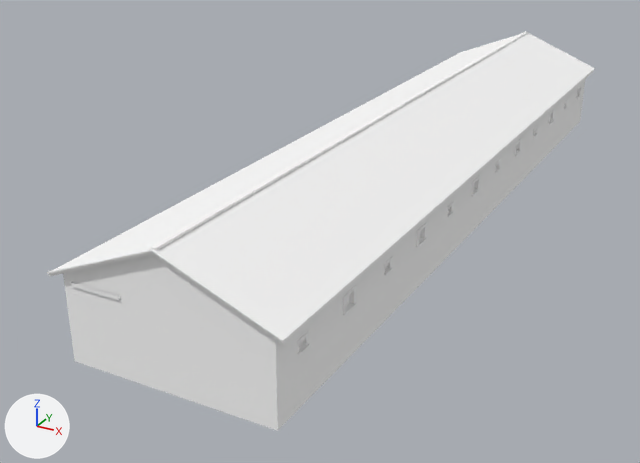
The glTF model games/yorimichi/assets/belmonte/meshes/SM_BM_BE_5_Stables.glb, before and after one commit.
Before and after are seen from a 50 mm lens placed at (59.5, -50.4, 21.7), pointed at (34.1, -4.4, -1.3). Arrows for +X, +Y and +Z are at lower left; the lights stay in place. The older version comes first. Vertices at exactly the same position are counted once.

The first picture shows 'SM_BM_BE_5_Stables'.
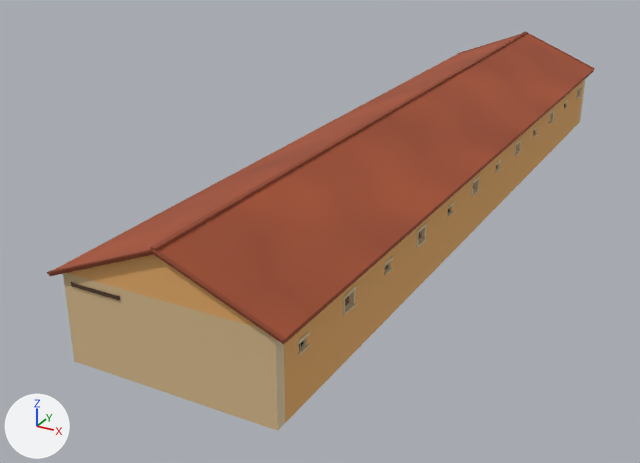
Where the change shows, as pixel boxes (x1, y1, x2, y2) in the pictures (640 x 463 px):
part 1 of me_sm_be_5_stables, recoloured (white to orange)
    both: (47, 31, 595, 431)

The change in detail:
me_sm_be_5_stables has 6413 vertices, 9648 faces and spans x 31.9..44.1, y -25.4..25.4, z -0.3..6.8.
me_sm_be_5_stables is used by ob_sm_bm_be_5_stables; location (0.0, 0.0, 0.0).
me_sm_be_5_stables part 1: 9648 faces centred in x 31.9..44.1, y -25.4..25.4, z -0.3..6.8 are repainted in the vertex colours; the middle colour goes from white #ffffff to orange #e5ac68.
